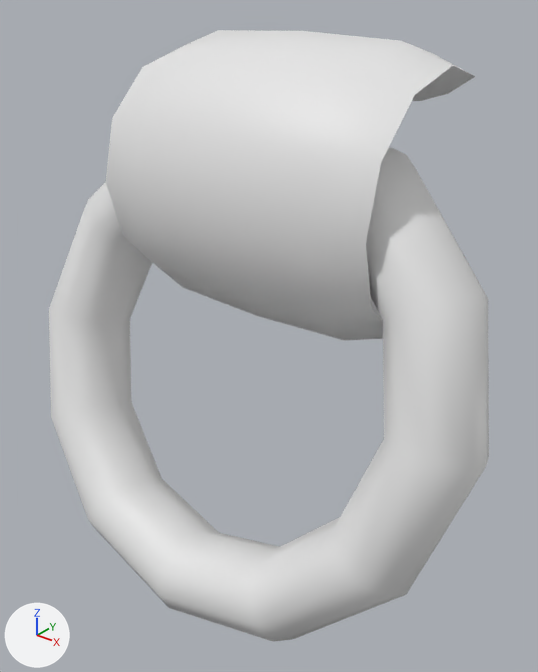
One commit to the FBX model Dish-Dwellers-TCC/Assets/Models/Saulo/PillarRing.fbx: the scene before it, then after it.
Camera for both pictures: a 50 mm camera at (0.834, -0.528, 1.777) aimed at (0.653, -0.302, 1.637). The axes (+X, +Y, +Z) are drawn at lower left. The lights are the same throughout. Where no turn or scale is listed for an object, it has been applied to the vertices.

Script lines for the objects in view, before the commit:
```python
me_pillarring = bpy.data.meshes.new('PillarRing')
me_pillarring.from_pydata(...)  # 210 vertices, 208 faces; spans x -0.111..0.111, y -0.07..0.074, z -0.148..0.086
ob_pillarring = bpy.data.objects.new('PillarRing', me_pillarring)
ob_pillarring.location = (0.6515, -0.3032, 1.672)
```
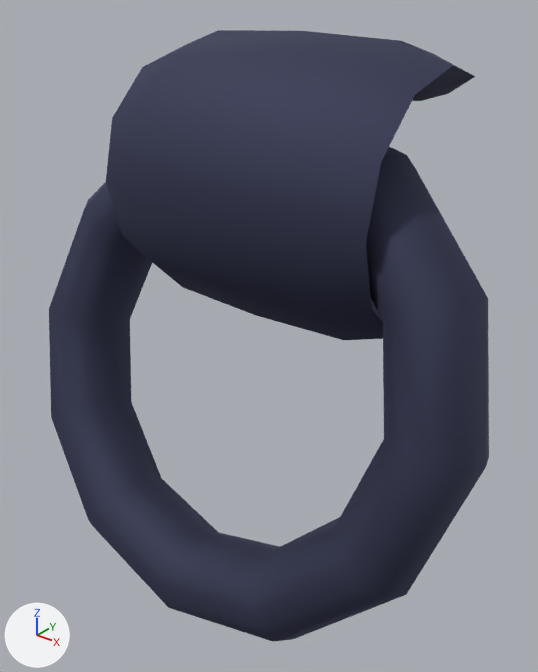
Changed parts and their boxes [x1, y1, x2, y2] in the pictures (538 x 672 px):
'PillarRing', recoloured (white to blue): [49, 30, 489, 642] in both

Diff of the bpy script that builds the scene:
```diff
--- a/Dish-Dwellers-TCC/Assets/Models/Saulo/PillarRing.fbx.py
+++ b/Dish-Dwellers-TCC/Assets/Models/Saulo/PillarRing.fbx.py
@@ img_irontexture_png @@
+img_irontexture_png = load_image('IronTexture.png', 'IronTexture.png', 1024, 1024, 'sRGB')
@@ mat_iron @@
+mat_iron = principled_material('Iron')
+mat_iron.texture = img_irontexture_png  # with its transparency
+mat_iron.metallic = 1.0
+mat_iron.roughness = 0.814
@@ me_pillarring @@
 me_pillarring.from_pydata(...)  # 210 vertices, 208 faces; spans x -0.111..0.111, y -0.07..0.074, z -0.148..0.086
+me_pillarring.materials.append(mat_iron)  # picture img_irontexture_png
```
